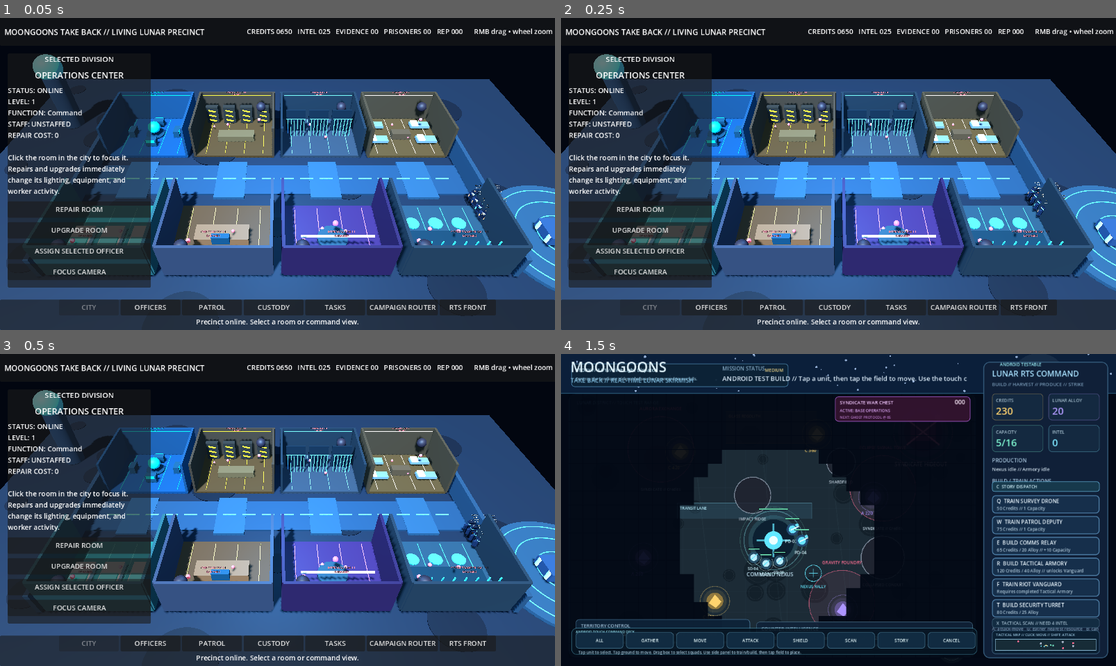
Above: before the commit, frames 1-4 (two rows, left to right).
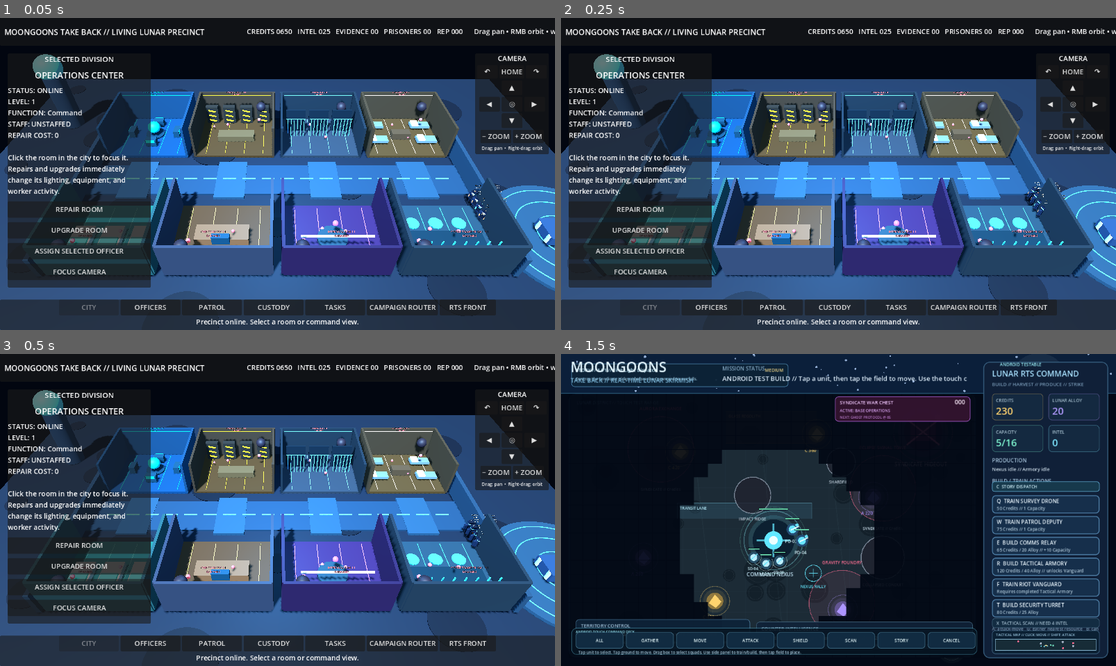
Above: after the commit, the same moments.

Repository: POTD725/MoonGoons-Take-Back
Game: Godot game, scene res://scenes/LivingPrecinct.tscn
Two runs of this game, one before a commit and one after it. Both use one fixed random seed, a clock stepped at 60 frames per second and the inputs below. This scene is started directly instead of the project's main scene.
Inputs (mouse positions are in pixels of both pictures, inside the frame that each line leads up to):
- Up to frame 1 (0.05 s): no input
- Up to frame 2 (0.25 s): no input
- Up to frame 3 (0.5 s): no input
- Up to frame 4 (1.5 s): click "CAMPAIGN ROUTER" at 0.5 s; tap Enter at 1.25 s; move the mouse to (960, 494) at 1.27 s; hold D from 1.28 s (still down); tap Q at 1.35 s; click (960, 494) at 1.42 s

The runs differ from the first frame. In frame 1, 2.4% of the frame differs, in the area x 85-100%, y 3-44%; in frame 2, 2.4%; in frame 3, 2.4%; in frame 4, nothing differs.

Commit message:
Attach camera input bridge to living precinct

Diff:
--- a/scenes/LivingPrecinct.tscn
+++ b/scenes/LivingPrecinct.tscn
@@ -1,6 +1,10 @@
-[gd_scene load_steps=2 format=3]
+[gd_scene load_steps=3 format=3]
 
 [ext_resource type="Script" path="res://scripts/living_precinct.gd" id="1_living"]
+[ext_resource type="Script" path="res://scripts/living_precinct_input_bridge.gd" id="2_input"]
 
 [node name="LivingMoonGoonsPrecinct" type="Node3D"]
 script = ExtResource("1_living")
+
+[node name="CameraInputBridge" type="Node" parent="."]
+script = ExtResource("2_input")
